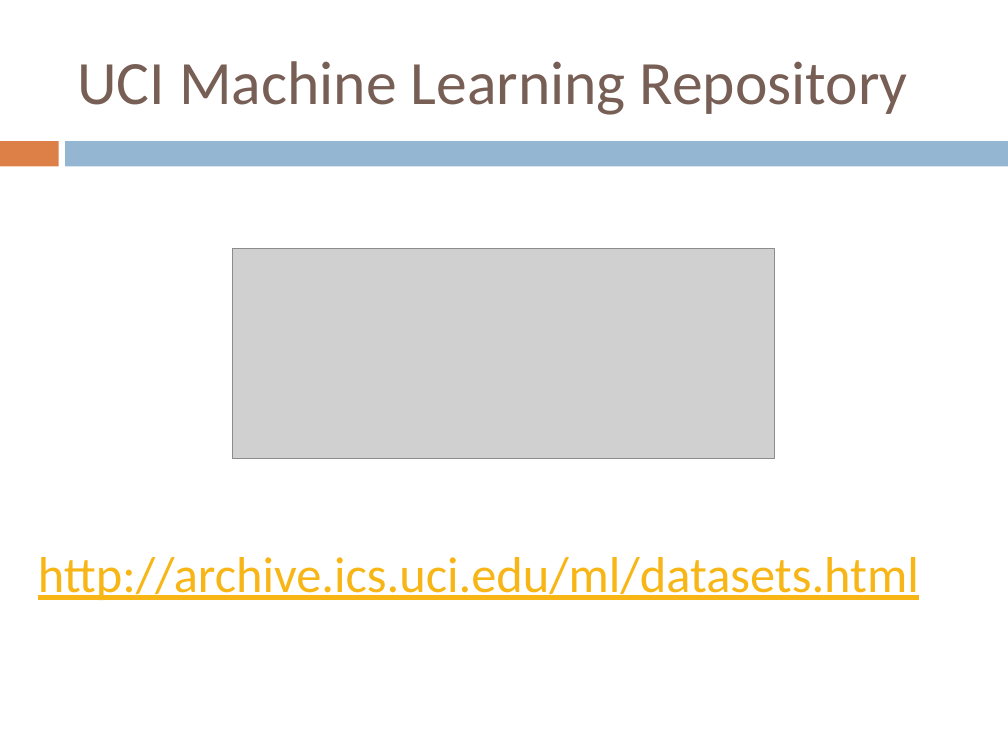
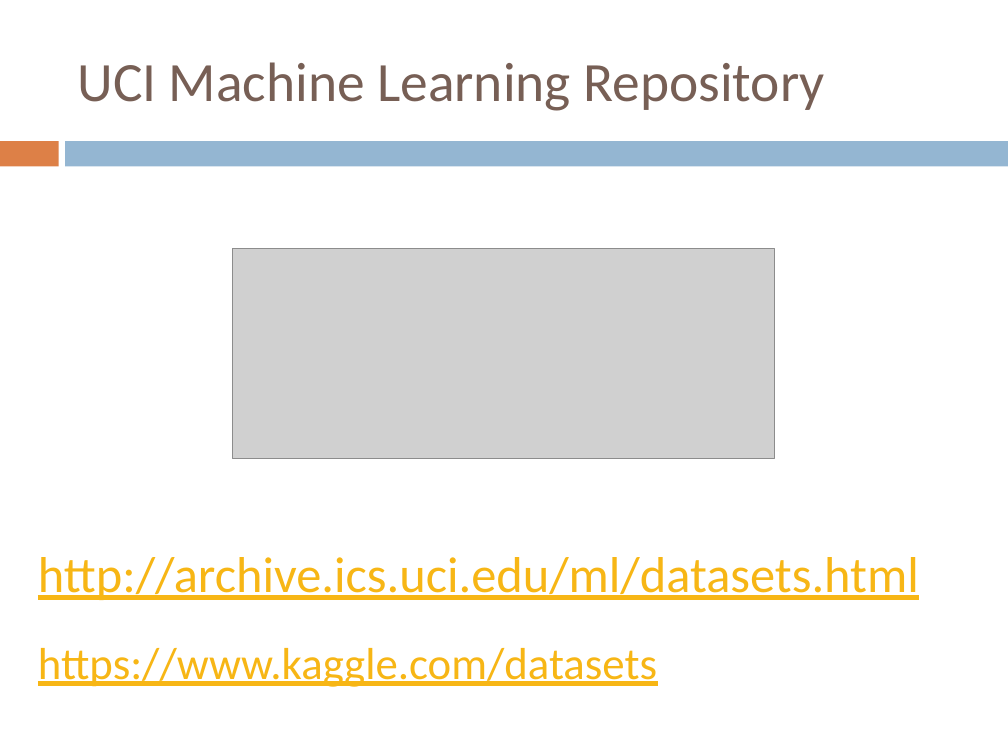
Before and after one commit to FurkanGozukara/CSE419_2018, a slide deck: slide 3 of Lecture 6 - Feature Selection.pptx. Drawn at 1008x756 pixels with LibreOffice and Linux fonts; fonts in the diff are those of the drawing; grey boxes stand for pictures. Boxes give left, top, right and bottom in pixels: in the first picture for what was removed or moved away, otherwise in the second. Text is boxed around its words. In the diff, an @@ line names an element or a change of style, - is before the commit and + after.

```diff
--- a/Lecture 6 - Feature Selection.pptx
+++ b/Lecture 6 - Feature Selection.pptx
@@ title "UCI Machine Learning Repository" at box(77, 62, 824, 111): size 44 to 39.6 pt @@
@@ text added at box(38, 648, 657, 687), 32 pt, text #F7B615, underline @@
+https://www.kaggle.com/datasets
```
Also in this commit, not shown: 8 other slides changed, 3 other files.
